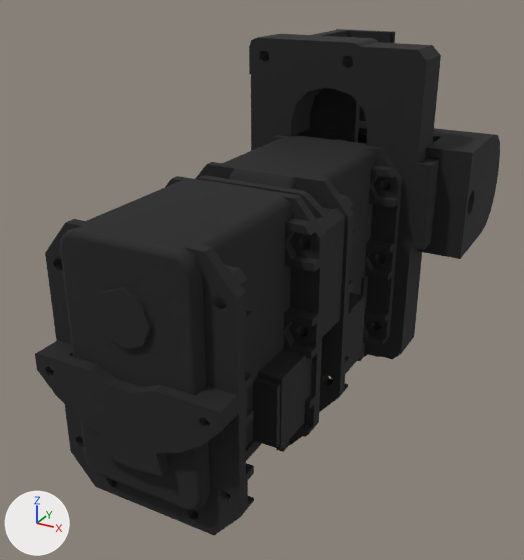
The COLLADA model meshes/wrist_roll.dae, before and after one commit.
The view is the same before and after, from a 50 mm lens placed at (0.0648, -0.0941, 0.0488), pointed at (-0.0029, 0.029, -0.0128). Lighting does not change. The marker at lower left points along +X, +Y and +Z. Vertices at the same position are counted once.

In view in the first picture: 'WristRoll'.
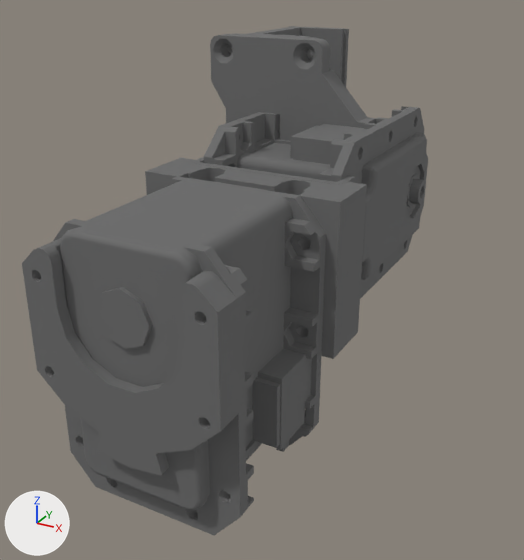
Location of each change, (x1, y1, x2, y2) in pixels of the pictures (524 x 560 px; the box of a moved part takes in the faces that stretch with it):
'WristRoll', recoloured, surface changed, reshaped (black to grey, 13% narrower): before (35, 29, 500, 535); after (22, 26, 428, 535)
part 1 of me_cyton_gamma300, rebuilt: before (195, 34, 441, 412); after (204, 34, 428, 299)
part 2 of me_cyton_gamma300, added: after (193, 157, 359, 184)
part 3 of me_cyton_gamma300, added: after (227, 26, 349, 87)
part 4 of me_cyton_gamma300, deleted (black): before (298, 29, 500, 259)
part 5 of me_cyton_gamma300, moved or reshaped: before (196, 175, 345, 337); after (145, 158, 367, 359)
part 6 of me_cyton_gamma300, built on: before (35, 340, 239, 475); after (22, 238, 238, 475)

Edits to the bpy script that builds the scene:
```text
Change mat_mymaterial:
    mat_mymaterial.base_color: (0.01, 0.01, 0.01) -> (0.133, 0.133, 0.133)  # black #191919 -> dark grey #666666
    add mat_mymaterial.emission_color = (0.01, 0.01, 0.01)  # black #191919
    add mat_mymaterial.emission_strength = 1.0
Change me_cyton_gamma300:
    used by ob_wristroll; location = (0.0, 0.0, 0.0)
    remove me_cyton_gamma300.from_pydata(...)  # 4048 vertices, 8216 faces; spans x -0.0236..0.031, y -0.0209..0.0909, z -0.0413..0.0332
    add me_cyton_gamma300.from_pydata(...)  # 4023 vertices, 8354 faces; spans x -0.0316..0.0202, y -0.0209..0.0794, z -0.0386..0.0337
    me_cyton_gamma300 part 1: the loose piece of 1307 vertices spanning x -0.022..0.024, y 0.0206..0.0841, z -0.0413..0.0332 is rebuilt with 1234 vertices and now spans x -0.0275..0.0192, y 0.0265..0.0771, z -0.0313..0.0337
    me_cyton_gamma300 part 2: a new loose piece of 940 vertices spanning x -0.0165..0.0165, y 0.0233..0.0319, z -0.0155..0.012, in mat_mymaterial (dark grey #666666)
    me_cyton_gamma300 part 3: a new loose piece of 148 vertices spanning x -0.0271..-0.001, y 0.0536..0.0794, z -0.0313..0.0337, in mat_mymaterial (dark grey #666666)
    me_cyton_gamma300 part 4: 8 loose pieces with 1081 vertices, spanning x -0.0236..0.031, y 0.0576..0.0909, z -0.0325..0.0325, are deleted
    me_cyton_gamma300 part 5: 25 vertices moved from x -0.0165..0.0169, y 0.0141..0.0241, z -0.0138..0.0073 to x -0.0202..0.0202, y 0.0141..0.0261, z -0.018..0.012; 387 vertices removed from x -0.0172..0.0172, y 0.0141..0.0241, z -0.015..0.011; 346 vertices added at x -0.0202..0.0202, y 0.0141..0.0261, z -0.018..0.012
    me_cyton_gamma300 part 6: 1 vertex moved from x -0.0173, y -0.0209, z -0.0097 to x -0.014, y -0.0209, z 0.0042; 39 vertices removed from x -0.0178..0.0178, y -0.0209..-0.0159, z -0.025..-0.0097; 121 vertices added at x -0.0178..0.0178, y -0.0209..-0.0159, z -0.0251..0.0093
```
